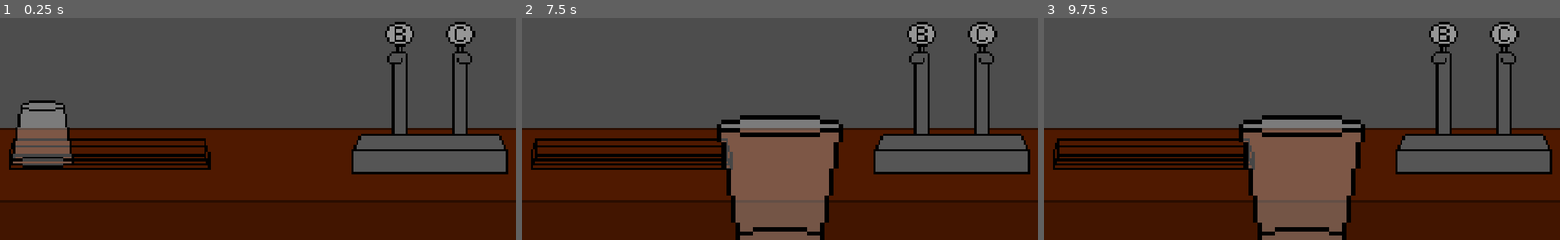
Above: before the commit, frames 1-3 (left to right).
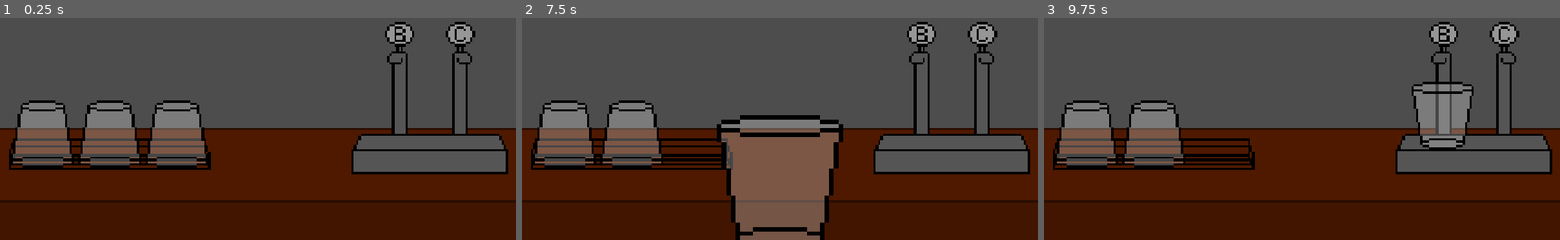
Above: after the commit, the same moments.

Repository: MJw0lf/ShiftGameJam
Game: Godot game, scene res://Scenes/test_scene.tscn
Two runs of this game, one before a commit and one after it. Both use one fixed random seed, a clock stepped at 60 frames per second and the inputs below. The project has no main scene, so this scene is started directly.
Inputs (mouse positions are in pixels of both pictures, inside the frame that each line leads up to):
- Up to frame 1 (0.25 s): no input
- Up to frame 2 (7.5 s): tap Enter at 0.5, 2, 3.5 s; move the mouse to (630, 135) at 0.52 s; click (630, 135) at 0.6 s; tap Space at 1.25, 2.75, 4.25 s; move the mouse to (676, 109) at 1.27 s; click (676, 109) at 1.35 s; move the mouse to (831, 31) at 2.02 s; click (831, 31) at 2.1 s; move the mouse to (754, 153) at 2.77 s; click (754, 153) at 2.85 s; move the mouse to (934, 137) at 3.52 s; click (934, 137) at 3.6 s; move the mouse to (625, 51) at 4.27 s; click (625, 51) at 4.35 s; move the mouse to (805, 95) at 5.02 s; click (805, 95) at 5.1 s; move the mouse to (702, 22) at 5.77 s; click (702, 22) at 5.85 s; move the mouse to (893, 80) at 6.52 s; click (893, 80) at 6.6 s; move the mouse to (676, 109) at 7.27 s; click (676, 109) at 7.35 s
- Up to frame 3 (9.75 s): move the mouse to (1353, 31) at 8.02 s; click (1353, 31) at 8.1 s; move the mouse to (1276, 153) at 8.77 s; click (1276, 153) at 8.85 s; move the mouse to (1456, 137) at 9.52 s; click (1456, 137) at 9.6 s

The runs differ from the first frame. In frame 1, 5.9% of the frame differs, in the area x 15-41%, y 37-68%; in frame 2, 5.9%; in frame 3, 21%, in the area x 2-84%, y 28-100%.

Commit message:
Can place glass on taps

Diff:
--- a/Objects/glass.tscn
+++ b/Objects/glass.tscn
@@ -3,6 +3,6 @@
 [ext_resource type="Texture2D" uid="uid://d00qreoucla2g" path="res://Textures/Placeholder/GlassEmpty.png" id="1_x6wxr"]
 [ext_resource type="Script" uid="uid://cwhloojxav35f" path="res://Scripts/glass_controller.gd" id="2_wdcnx"]
 
-[node name="GlassEmpty" type="Sprite2D" unique_id=537727585]
+[node name="GlassEmpty" type="Sprite2D" unique_id=537727585 groups=["Drink"]]
 texture = ExtResource("1_x6wxr")
 script = ExtResource("2_wdcnx")
--- a/Objects/taps.tscn
+++ b/Objects/taps.tscn
@@ -1,7 +1,73 @@
 [gd_scene format=3 uid="uid://dksqg4ncm2cfu"]
 
 [ext_resource type="Texture2D" uid="uid://5h7171hovqp2" path="res://Textures/Placeholder/Taps.png" id="1_dfmss"]
+[ext_resource type="Script" uid="uid://do7sv6fccar1d" path="res://Scripts/taps_controller.gd" id="2_5ps5a"]
+[ext_resource type="Texture2D" uid="uid://d00qreoucla2g" path="res://Textures/Placeholder/GlassEmpty.png" id="2_hph73"]
+[ext_resource type="Texture2D" uid="uid://djo55e31gbvop" path="res://Textures/Placeholder/GlassFull.png" id="3_5ps5a"]
+
+[sub_resource type="SpriteFrames" id="SpriteFrames_nk0g4"]
+animations = [{
+"frames": [{
+"duration": 1.0,
+"texture": ExtResource("2_hph73")
+}],
+"loop": 0,
+"name": &"Empty",
+"speed": 5.0
+}, {
+"frames": [{
+"duration": 1.0,
+"texture": ExtResource("3_5ps5a")
+}],
+"loop": 0,
+"name": &"Full",
+"speed": 5.0
+}]
+
+[sub_resource type="RectangleShape2D" id="RectangleShape2D_nk0g4"]
+size = Vector2(35, 41)
+
+[sub_resource type="CircleShape2D" id="CircleShape2D_nk0g4"]
 
 [node name="Taps" type="Sprite2D" unique_id=1664025334]
-scale = Vector2(5, 5)
 texture = ExtResource("1_dfmss")
+script = ExtResource("2_5ps5a")
+
+[node name="BeerGlass" type="AnimatedSprite2D" parent="." unique_id=1485738930]
+position = Vector2(-14, 8)
+sprite_frames = SubResource("SpriteFrames_nk0g4")
+animation = &"Empty"
+
+[node name="CiderGlass" type="AnimatedSprite2D" parent="." unique_id=797193481]
+position = Vector2(14, 8)
+sprite_frames = SubResource("SpriteFrames_nk0g4")
+animation = &"Empty"
+
+[node name="PlaceBeer" type="Area2D" parent="." unique_id=381183307]
+
+[node name="CollisionShape2D" type="CollisionShape2D" parent="PlaceBeer" unique_id=1007252319]
+position = Vector2(-17.5, 13.5)
+shape = SubResource("RectangleShape2D_nk0g4")
+
+[node name="PlaceCider" type="Area2D" parent="." unique_id=907026649]
+
+[node name="CollisionShape2D" type="CollisionShape2D" parent="PlaceCider" unique_id=1192714230]
+position = Vector2(17.5, 13.5)
+shape = SubResource("RectangleShape2D_nk0g4")
+
+[node name="FillBeer" type="Area2D" parent="." unique_id=1567449591]
+
+[node name="CollisionShape2D" type="CollisionShape2D" parent="FillBeer" unique_id=707453128]
+position = Vector2(-13.5, -28.5)
+shape = SubResource("CircleShape2D_nk0g4")
+
+[node name="FillCider" type="Area2D" parent="." unique_id=1225930424]
+
+[node name="CollisionShape2D" type="CollisionShape2D" parent="FillCider" unique_id=992266211]
+position = Vector2(13.5, -28.5)
+shape = SubResource("CircleShape2D_nk0g4")
+
+[connection signal="mouse_entered" from="PlaceBeer" to="." method="_on_place_beer_mouse_entered"]
+[connection signal="mouse_exited" from="PlaceBeer" to="." method="_on_place_beer_mouse_exited"]
+[connection signal="mouse_entered" from="PlaceCider" to="." method="_on_place_cider_mouse_entered"]
+[connection signal="mouse_exited" from="PlaceCider" to="." method="_on_place_cider_mouse_exited"]
--- a/Scenes/test_scene.tscn
+++ b/Scenes/test_scene.tscn
@@ -19,3 +19,4 @@
 
 [node name="Taps" parent="." unique_id=1664025334 instance=ExtResource("4_hb2xm")]
 position = Vector2(960, 330)
+scale = Vector2(5, 5)
--- a/Scripts/glass_controller.gd
+++ b/Scripts/glass_controller.gd
@@ -1,9 +1,19 @@
 extends Sprite2D
 
 var is_empty : bool = true
+
+func _ready() -> void:
+	set_in_hand()
 
 func set_in_hand() -> void:
 	var viewport_size = get_viewport_rect().size
 
 	position = Vector2(viewport_size.x/2, (viewport_size.y/5) * 4)
 	scale = Vector2(10, 10)
+
+func set_empty(state : bool) -> void:
+	is_empty = state
+	update_state()
+
+func update_state() -> void:
+	pass
--- a/Scripts/glass_rack_controller.gd
+++ b/Scripts/glass_rack_controller.gd
@@ -2,7 +2,7 @@
 
 @onready var glasses : Array[Sprite2D] = [$GlassEmpty1, $GlassEmpty2, $GlassEmpty3]
 
-var num_of_glasses : int = 1
+var num_of_glasses : int = 3
 var can_be_clicked : bool = false
 
 func _ready() -> void:
--- a/Scripts/scene_manager.gd
+++ b/Scripts/scene_manager.gd
@@ -15,6 +15,11 @@
 		if glass_rack:
 			if glass_rack.can_be_clicked:
 				clicked_glass_rack()
+		if taps:
+			if taps.can_click_place_beer:
+				clicked_taps_beer()
+			if taps.can_click_place_cider:
+				clicked_taps_cider()
 
 func clicked_glass_rack() -> void:
 	if hand_is_full():
@@ -26,13 +31,44 @@
 			glass_rack.take_glass()
 			pick_up_glass()
 
+func clicked_taps_beer() -> void:
+	if hand_is_full():
+		if taps.can_place_beer() and in_hand.is_in_group("Drink"):
+			if in_hand.is_empty:
+				taps.place_beer("Empty")
+			else:
+				taps.place_beer("Full")
+			empty_hand()
+	else:
+		if !taps.can_place_beer():
+			var glass_state = taps.pick_up_beer()
+			pick_up_glass()
+			if glass_state == "Full":
+				in_hand.set_empty(false)
+			else:
+				in_hand.set_empty(true)
+
+func clicked_taps_cider() -> void:
+	if hand_is_full():
+		if taps.can_place_cider() and in_hand.is_in_group("Drink"):
+			if in_hand.is_empty:
+				taps.place_cider("Empty")
+			else:
+				taps.place_cider("Full")
+			empty_hand()
+	else:
+		if !taps.can_place_cider():
+			var glass_state = taps.pick_up_cider()
+			pick_up_glass()
+			if glass_state == "Full":
+				in_hand.set_empty(false)
+			else:
+				in_hand.set_empty(true)
+
 func pick_up_glass() -> void:
 	if !hand_is_full():
 		in_hand = glass_instance.instantiate()
 		add_child(in_hand)
-
-		if in_hand.has_method("set_in_hand"):
-			in_hand.set_in_hand()
 
 func hand_is_full() -> bool:
 	return in_hand != null
--- /dev/null
+++ b/Scripts/taps_controller.gd
@@ -0,0 +1,82 @@
+extends Sprite2D
+
+@onready var beer_glass : AnimatedSprite2D = $BeerGlass
+@onready var cider_glass : AnimatedSprite2D = $CiderGlass
+enum glass_state {NULL, EMPTY, FULL}
+var beer_glass_state : glass_state = glass_state.NULL
+var cider_glass_state : glass_state = glass_state.NULL
+
+var can_click_place_beer : bool = false
+var can_click_place_cider : bool = false
+var can_click_pour_beer : bool = false
+var can_click_pour_cider : bool = false
+
+func _ready() -> void:
+	update_glass(beer_glass, beer_glass_state)
+	update_glass(cider_glass, cider_glass_state)
+
+func update_glass(glass : AnimatedSprite2D, state : glass_state) -> void:
+	if state == glass_state.NULL:
+		glass.visible = false
+	else:
+		glass.visible = true
+		if state == glass_state.EMPTY:
+			glass.play("Empty")
+		else:
+			glass.play("Full")
+
+func place_beer(state : String) -> void:
+	if can_place_beer():
+		if state == "Full":
+			beer_glass_state = glass_state.FULL
+		else:
+			beer_glass_state = glass_state.EMPTY
+		update_glass(beer_glass, beer_glass_state)
+
+func place_cider(state : String) -> void:
+	if can_place_cider():
+		if state == "Full":
+			cider_glass_state = glass_state.FULL
+		else:
+			cider_glass_state = glass_state.EMPTY
+		update_glass(cider_glass, cider_glass_state)
+
+func pick_up_beer() -> String:
+	var temp_state : String = ""
+	if !can_place_beer():
+		if beer_glass_state == glass_state.EMPTY:
+			temp_state = "Empty"
+		elif beer_glass_state == glass_state.FULL:
+			temp_state = "Full"
+		beer_glass_state = glass_state.NULL
+	update_glass(beer_glass, beer_glass_state)
+	return temp_state
+
+func pick_up_cider() -> String:
+	var temp_state : String = ""
+	if !can_place_cider():
+		if cider_glass_state == glass_state.EMPTY:
+			temp_state = "Empty"
+		elif cider_glass_state == glass_state.FULL:
+			temp_state = "Full"
+		cider_glass_state = glass_state.NULL
+	update_glass(cider_glass, cider_glass_state)
+	return temp_state
+
+func can_place_beer() -> bool:
+	return beer_glass_state == glass_state.NULL
+
+func can_place_cider() -> bool:
+	return cider_glass_state == glass_state.NULL
+
+func _on_place_beer_mouse_entered() -> void:
+	can_click_place_beer = true
+
+func _on_place_beer_mouse_exited() -> void:
+	can_click_place_beer = false
+
+func _on_place_cider_mouse_entered() -> void:
+	can_click_place_cider = true
+
+func _on_place_cider_mouse_exited() -> void:
+	can_click_place_cider = false
Not shown, added: Scripts/taps_controller.gd.uid
